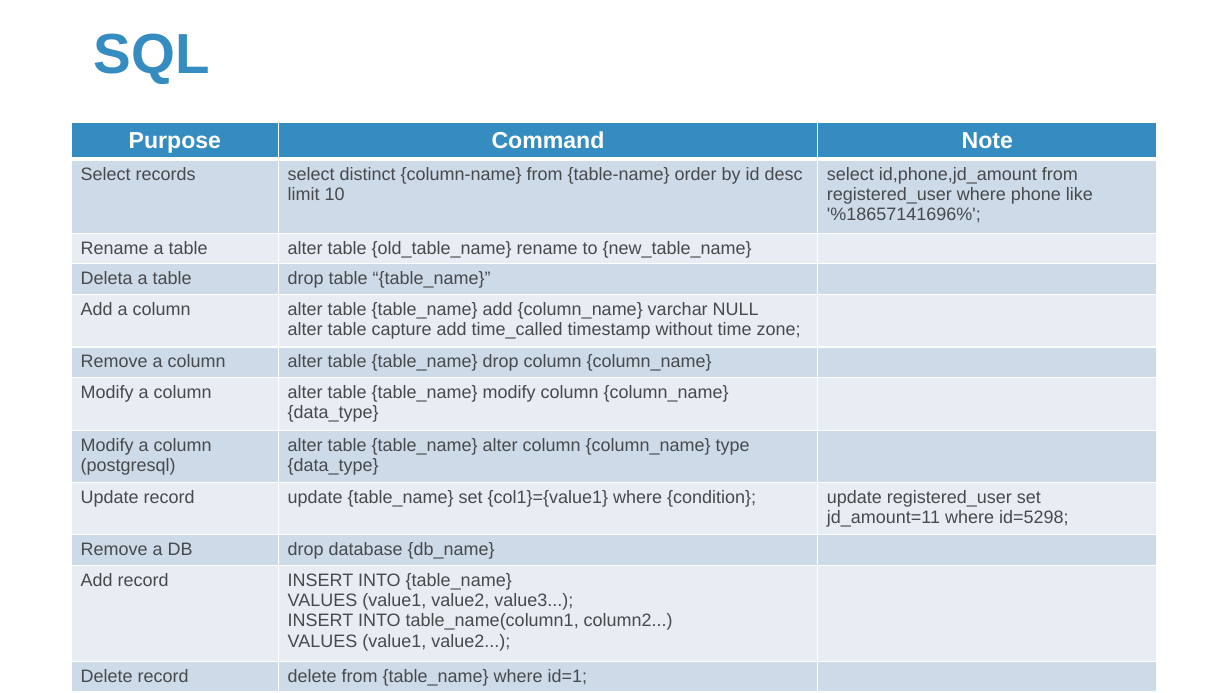
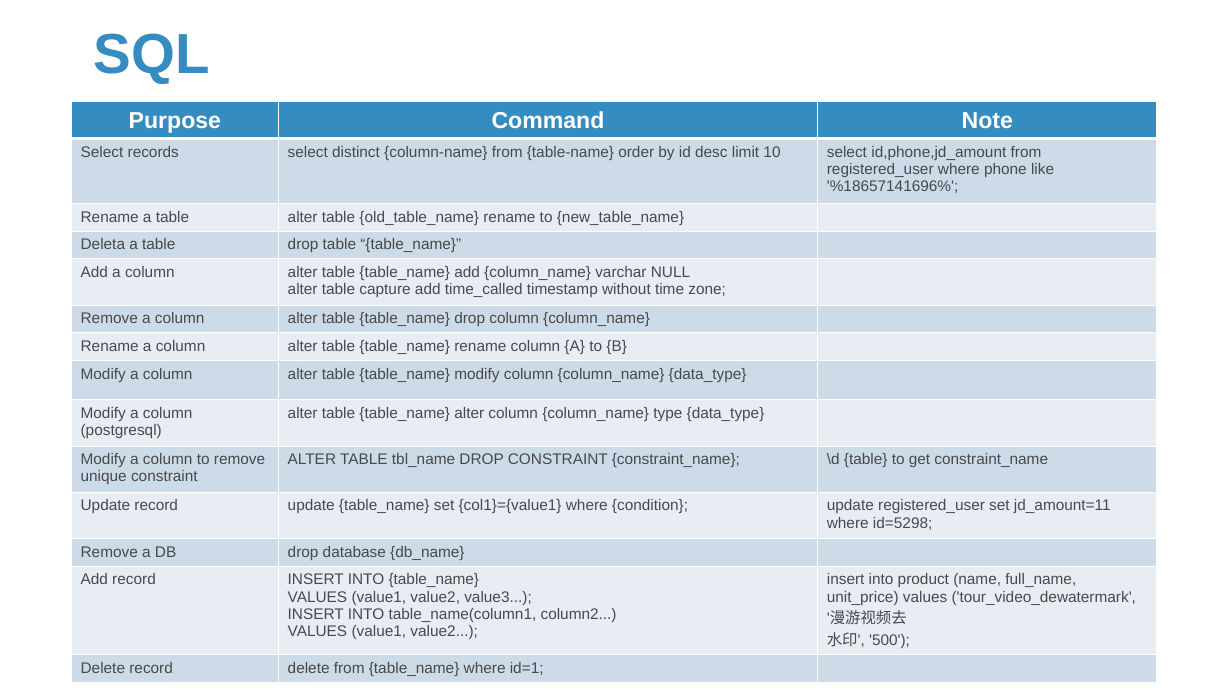
Before and after one commit to Sparks-Lu/TechNotes, a slide deck: slide 2 of Misc/DB-Notes.pptx. Drawn at 1232x693 pixels with LibreOffice and Linux fonts; fonts in the diff are those of the drawing; background and template pictures are left out. Boxes give left, top, right and bottom in pixels: in the first picture for what was removed or moved away, otherwise in the second. Text is boxed around its words. In the diff, an @@ line names an element or a change of style, - is before the commit and + after.

```diff
--- a/Misc/DB-Notes.pptx
+++ b/Misc/DB-Notes.pptx
@@ table at (x1=71, y1=102, x2=1157, y2=680) @@
+row 7: Rename a column | alter table {table_name} rename column {A} to {B} | 
+row 10: Modify a column to remove unique constraint | ALTER TABLE tbl_name DROP CONSTRAINT {constraint_name}; | \d {table} to get constraint_name
-row 13, column 3: 
+row 13, column 3: insert into product (name, full_name, unit_price) values ('tour_video_dewatermark', '漫游视频去 / 水印', '500');
@@ table resized from (x1=71, y1=122, x2=1157, y2=692) to (x1=71, y1=102, x2=1157, y2=680) @@
```
Also in this commit, not shown: 2 other slides changed, 2 slides added, 8 other files.
